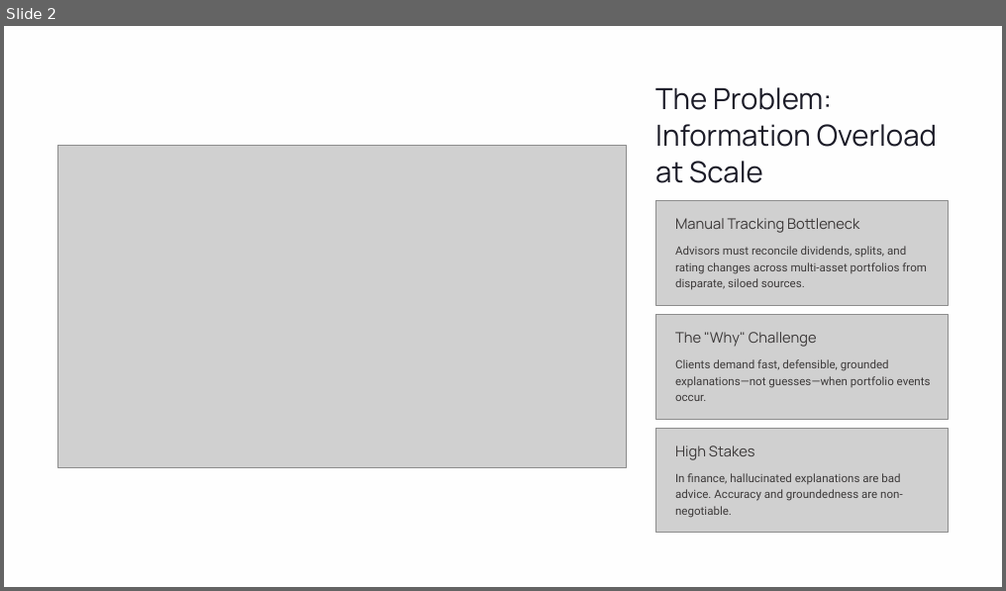
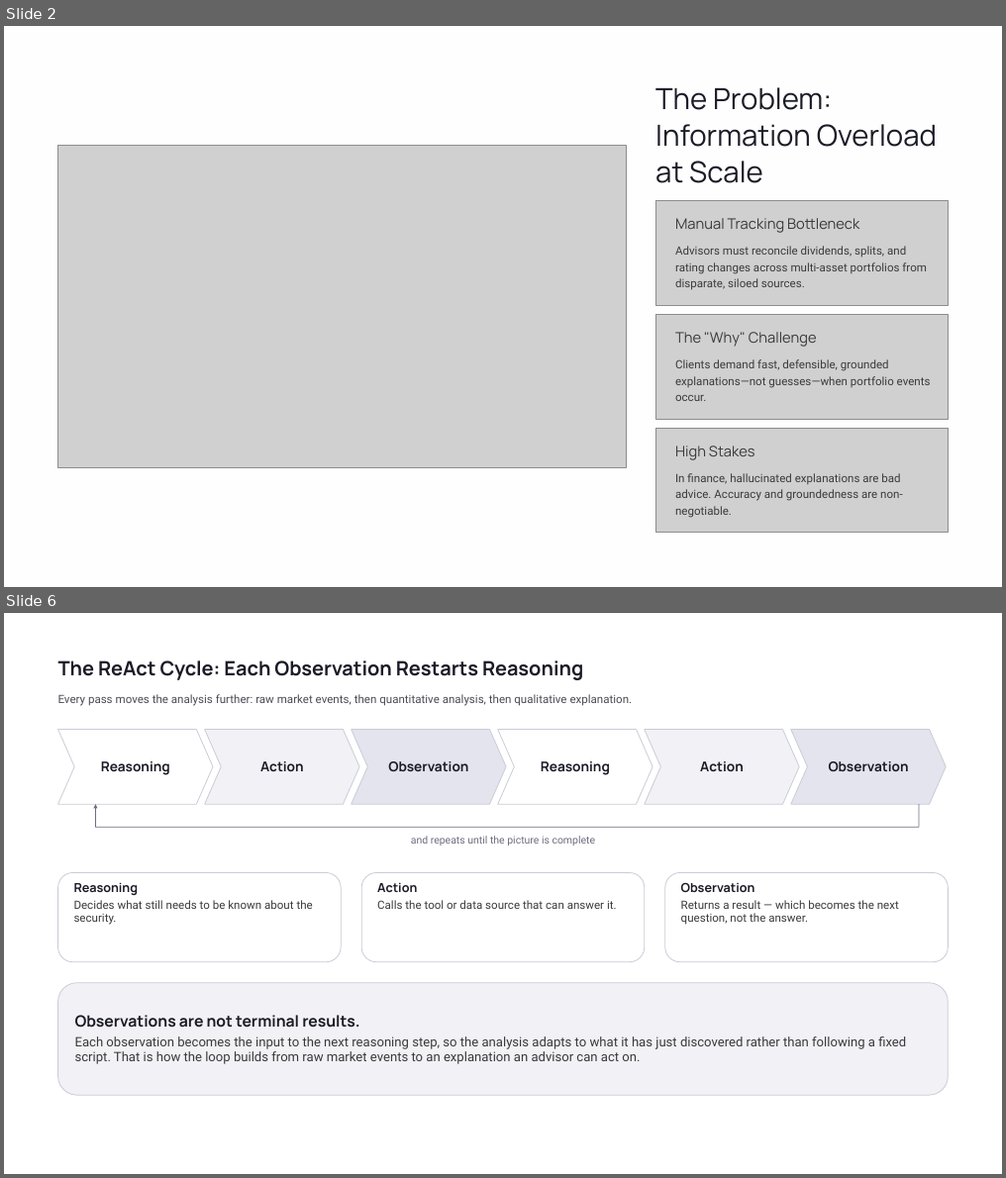
Before and after one commit to Irving0904/MarketForecastor, a slide deck: docs/market_forecaster_architecture.pptx. Shown one above the other, each under a label of ours: slide 2 before the commit, slides 2 and 6 after it; the slides between them are not shown. The pictures are 1006x591 and 1006x1178 pixels, drawn with LibreOffice and Linux fonts; fonts in the diff are those of the drawing; grey boxes stand for pictures. Boxes give left, top, right and bottom in pixels: in the first picture for what was removed or moved away, otherwise in the second. Text is boxed around its words. In the diff, an @@ line names an element or a change of style, - is before the commit and + after.

```diff
--- a/docs/market_forecaster_architecture.pptx
+++ b/docs/market_forecaster_architecture.pptx
@@ slide 6 added at <box>4,613,1002,1174</box>, background #FFFFFF @@
@@ text added at <box>58,661,583,680</box>, 19 pt, text #1B1B27, bold @@
+The ReAct Cycle: Each Observation Restarts Reasoning
@@ text added at <box>58,694,633,706</box>, 11 pt, text #4A4A56 @@
+Every pass moves the analysis further: raw market events, then quantitative analysis, then qualitative explanation.
@@ chevron added at <box>57,730,213,805</box>, fill #FFFFFF, outline #C9CBD6 0.75 pt, 13 pt, text #1B1B27, bold @@
+Reasoning
@@ chevron added at <box>205,730,359,805</box>, fill #F1F1F6, outline #C9CBD6 0.75 pt, 13 pt, text #1B1B27, bold @@
+Action
@@ chevron added at <box>351,730,506,805</box>, fill #E4E4EE, outline #C9CBD6 0.75 pt, 13 pt, text #1B1B27, bold @@
+Observation
@@ chevron added at <box>498,730,653,805</box>, fill #FFFFFF, outline #C9CBD6 0.75 pt, 13 pt, text #1B1B27, bold @@
+Reasoning
@@ chevron added at <box>645,730,800,805</box>, fill #F1F1F6, outline #C9CBD6 0.75 pt, 13 pt, text #1B1B27, bold @@
+Action
@@ chevron added at <box>791,730,945,805</box>, fill #E4E4EE, outline #C9CBD6 0.75 pt, 13 pt, text #1B1B27, bold @@
+Observation
@@ arrow added from (95, 827) to (95, 805), #6E6E80 0.75 pt @@
@@ line added from (919, 805) to (919, 827), #6E6E80 0.75 pt @@
@@ line added from (919, 827) to (95, 827), #6E6E80 0.75 pt @@
@@ text added at <box>411,836,596,846</box>, 10 pt, text #6E6E80 @@
+and repeats until the picture is complete
@@ rounded rectangle added at <box>57,872,341,961</box>, fill #FFFFFF, outline #C9CBD6 0.75 pt, 11 pt, text #3C3939 @@
+Reasoning
+Decides what still needs to be known about the security.
@@ rounded rectangle added at <box>361,872,645,961</box>, fill #FFFFFF, outline #C9CBD6 0.75 pt, 11 pt, text #3C3939 @@
+Action
+Calls the tool or data source that can answer it.
@@ rounded rectangle added at <box>665,872,948,961</box>, fill #FFFFFF, outline #C9CBD6 0.75 pt, 11 pt, text #3C3939 @@
+Observation
+Returns a result — which becomes the next question, not the answer.
@@ rounded rectangle added at <box>57,983,948,1095</box>, fill #F1F1F6, outline #C9CBD6 0.75 pt, 12.5 pt, text #3C3939 @@
+Observations are not terminal results.
+Each observation becomes the input to the next reasoning step, so the analysis adapts to what it has just discovered rather than following a fixed script. That is how the loop builds from raw market events to an explanation an advisor can act on.
```
Also in this commit, not shown: 2 slides changed, 7 other slides added, 4 slides removed.
